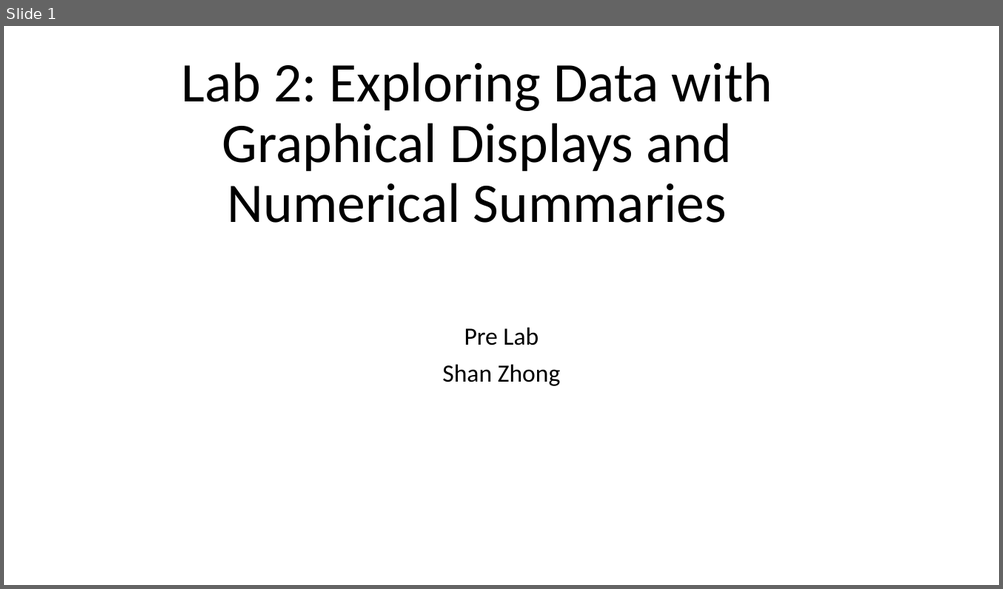
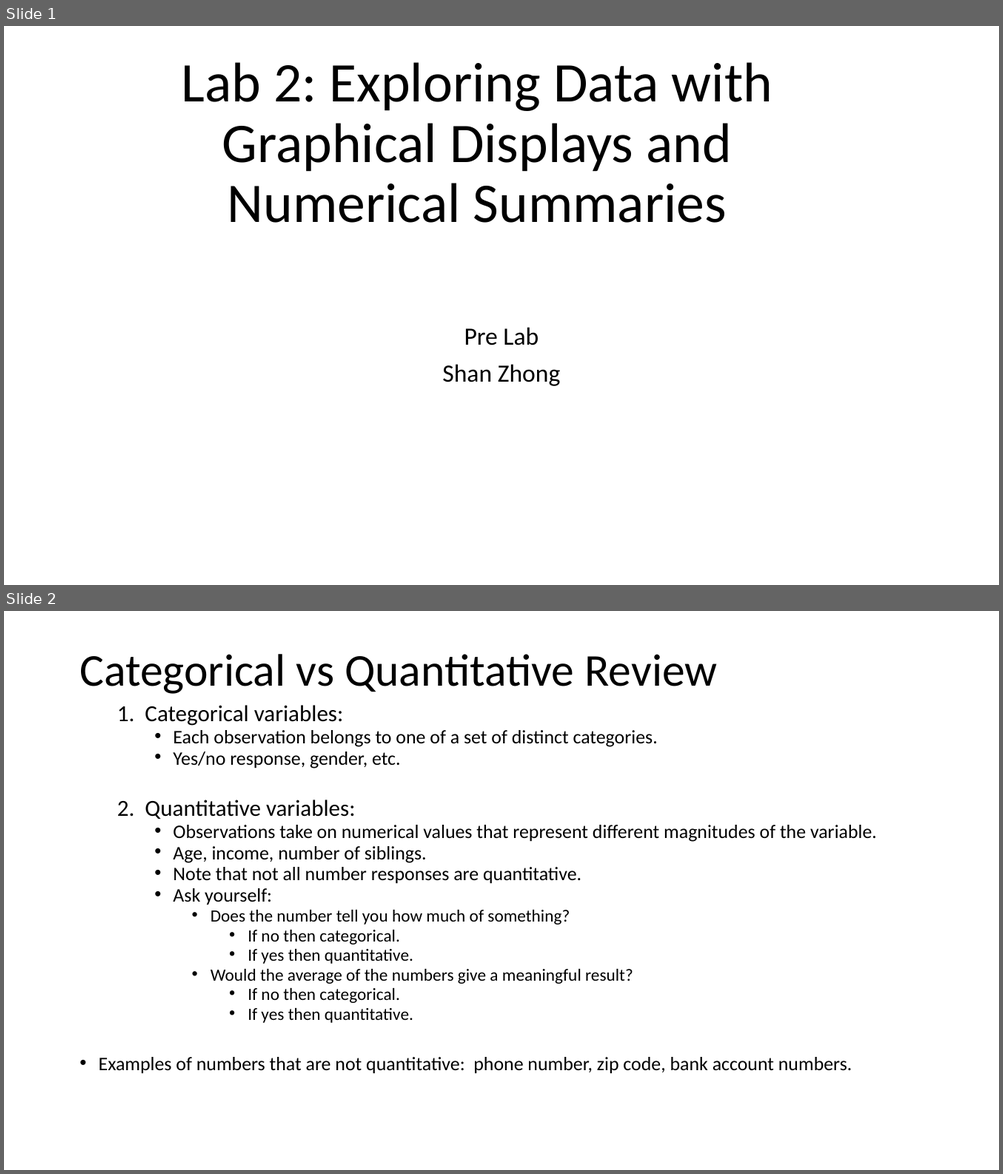
Before and after one commit to Shanlearning/Stat201-Fall, a slide deck: Lab2/Lab 2 pre-lab.pptx. Shown one above the other, each under a label of ours: slide 1 before the commit, slides 1 and 2 after it. The pictures are 1003x589 and 1003x1174 pixels, drawn with LibreOffice and Linux fonts; fonts in the diff are those of the drawing. Boxes give left, top, right and bottom in pixels: in the first picture for what was removed or moved away, otherwise in the second. Text is boxed around its words. In the diff, an @@ line names an element or a change of style, - is before the commit and + after.

```diff
--- a/Lab2/Lab 2 pre-lab.pptx
+++ b/Lab2/Lab 2 pre-lab.pptx
@@ slide 2 added at (4,611,999,1170), background #CCE8CF @@
@@ title added at (79,654,717,694), 44 pt, text #000000 @@
+Categorical vs Quantitative Review
@@ text added at (99,705,876,1074), 18.5 pt, text #000000 @@
+  1. Categorical variables:
+    • Each observation belongs to one of a set of distinct categories.
+    • Yes/no response, gender, etc.
+  2. Quantitative variables:
+    • Observations take on numerical values that represent different magnitudes of the variable.
+    • Age, income, number of siblings.
+    • Note that not all number responses are quantitative.
+    • Ask yourself:
+      • Does the number tell you how much of something?
+        • If no then categorical.
+        • If yes then quantitative.
+      • Would the average of the numbers give a meaningful result?
+        • If no then categorical.
+        • If yes then quantitative.
+    • Examples of numbers that are not quantitative: phone number, zip code, bank account numbers.
```
Also in this commit, not shown: 1 slide changed, 2 other files.
